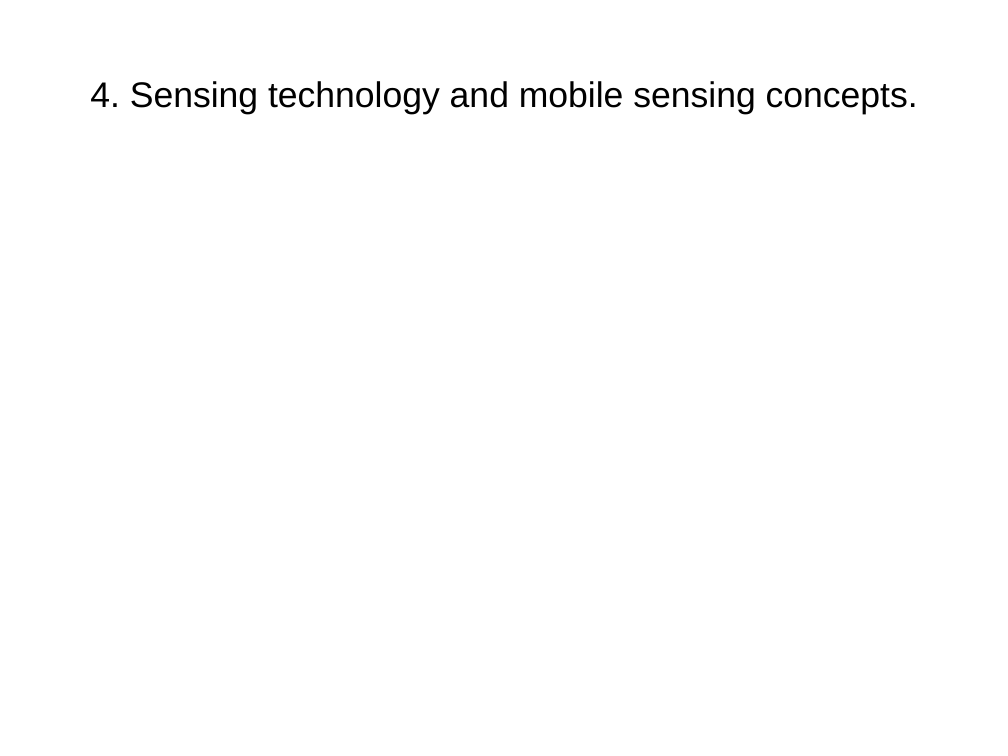
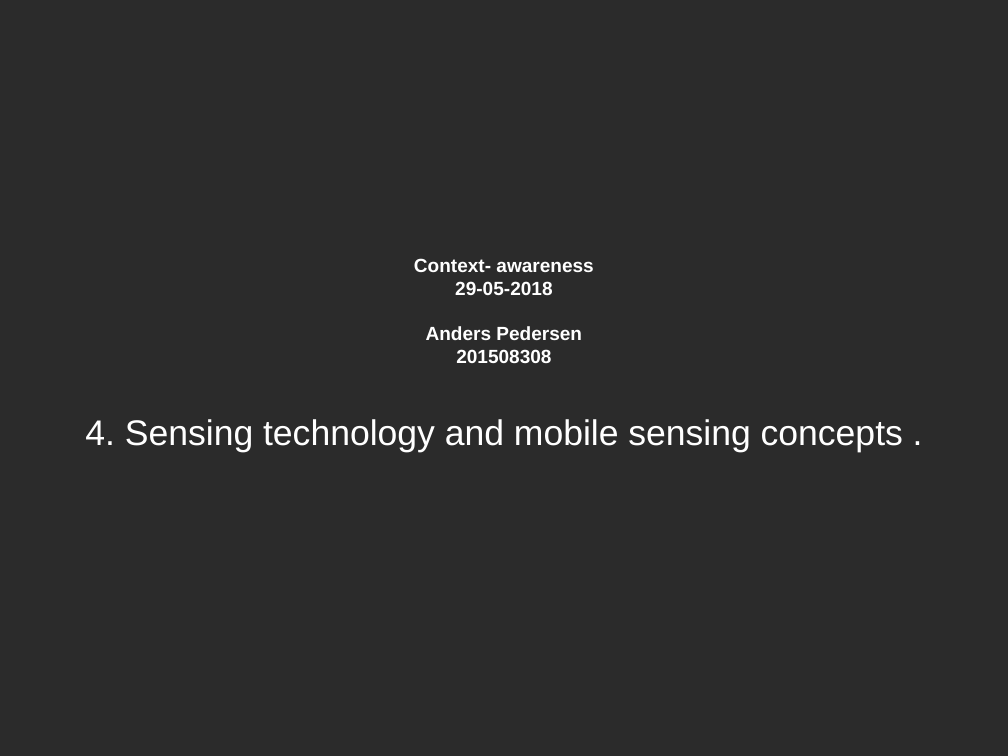
Before and after one commit to AndersHP/ContextAwarenessEksamen, a slide deck: slide 1 of 4SensingTechnologyAndMobileSensingConcepts.odp. Drawn at 1008x756 pixels with LibreOffice and Linux fonts; fonts in the diff are those of the drawing; background and template pictures are left out; a plain dark background stands for a picture behind light text. Boxes give left, top, right and bottom in pixels: in the first picture for what was removed or moved away, otherwise in the second. Text is boxed around its words. In the diff, an @@ line names an element or a change of style, - is before the commit and + after.

```diff
--- a/4SensingTechnologyAndMobileSensingConcepts.odp
+++ b/4SensingTechnologyAndMobileSensingConcepts.odp
@@ background #FFFFFF to picture (left out) @@
@@ title at (x1=85, y1=258, x2=903, y2=453): text changed; size 28 to 15 pt; text colour #000000 to #FFFFFF; bold on @@
-4. Sensing technology and mobile sensing concepts.
+Context- awareness
+29-05-2018
+Anders Pedersen
+201508308
+4. Sensing technology and mobile sensing concepts .
```
Also in this commit, not shown: 2 slides added, 2 other files.
